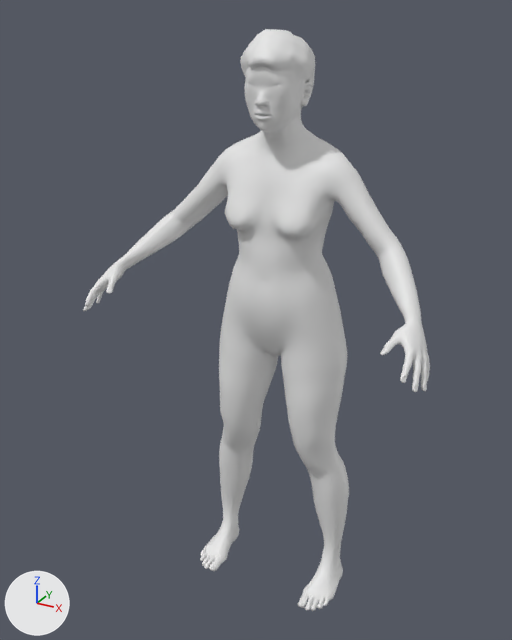
An edit to the glTF model layout/assets/bodies/grandma.glb, drawn before and after from the same camera.
Rendered twice from a camera (50 mm lens) standing at (0.773, -1.582, 1.566) and looking at (-0.041, -0.101, 0.826). Lighting does not change. The marker at lower left points along +X, +Y and +Z. The first picture is the older version.

The older version as bpy lines, for what is in view:
```python
me_base = bpy.data.meshes.new('base')
me_base.from_pydata(...)  # 12734 vertices, 25464 faces; spans x -0.46..0.46, y -0.32..0.08, z 0.0..1.51
me_short02 = bpy.data.meshes.new('short02')
me_short02.from_pydata(...)  # 1755 vertices, 3344 faces; spans x -0.085..0.08, y -0.163..0.018, z 1.338..1.524
ob_body = bpy.data.objects.new('body', me_base)
ob_body.location = (0.0, 0.0, 0.0)
ob_hair_bun = bpy.data.objects.new('hair_bun', me_short02)
ob_hair_bun.location = (0.0, 0.0, 0.0)
```
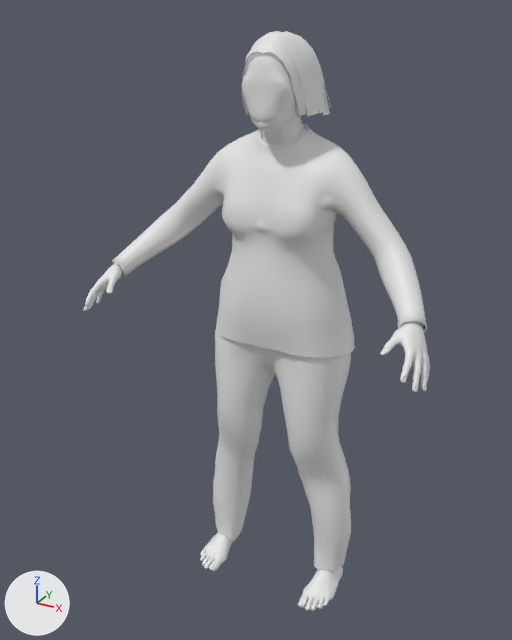
The change, as a diff of the scene's bpy script:
```diff
--- a/layout/assets/bodies/grandma.glb.py
+++ b/layout/assets/bodies/grandma.glb.py
@@ me_short02 @@
 # used by ob_hair_bun; location = (0.0, 0.0, 0.0)
-me_short02.from_pydata(...)  # 1755 vertices, 3344 faces; spans x -0.085..0.08, y -0.163..0.018, z 1.338..1.524
+me_short02.from_pydata(...)  # 980 vertices, 1204 faces; spans x -0.101..0.101, y -0.146..0.043, z 1.338..1.519
+# me_short02 part 1: 1755 vertices removed from x -0.085..0.08, y -0.163..0.018, z 1.338..1.524; 980 vertices added at x -0.101..0.101, y -0.146..0.043, z 1.338..1.519
@@ me_female_casualsuit01 @@
+me_female_casualsuit01.from_pydata(...)  # 2197 vertices, 4236 faces; spans x -0.244..0.24, y -0.154..0.085, z 0.081..1.296
@@ me_male_casualsuit02 @@
+me_male_casualsuit02.from_pydata(...)  # 2136 vertices, 4120 faces; spans x -0.424..0.424, y -0.222..0.101, z 0.051..1.314
@@ ob_garment_short @@
+ob_garment_short = bpy.data.objects.new('garment_short', me_female_casualsuit01)
+ob_garment_short.location = (0.0, 0.0, 0.0)
@@ ob_garment_long @@
+ob_garment_long = bpy.data.objects.new('garment_long', me_male_casualsuit02)
+ob_garment_long.location = (0.0, 0.0, 0.0)
```

Location of each change, [x1, y1, x2, y2] in pixels of the pictures (512 x 640 px):
'garment_long', added
    after: [112, 124, 427, 571]
'hair_bun', reshaped (18% wider, 9% taller)
    before: [240, 29, 315, 108]
    after: [242, 31, 331, 117]
'garment_short', added (mostly hidden)
    after: [213, 155, 345, 480]
'body', unchanged, covered by the edit
    before: [83, 71, 430, 611]
    after: [83, 57, 430, 611]
